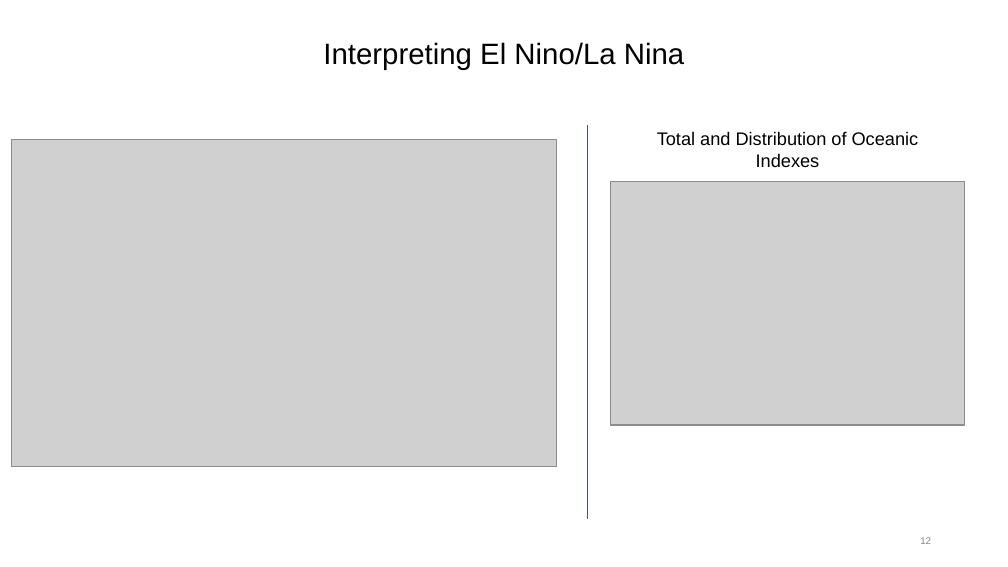
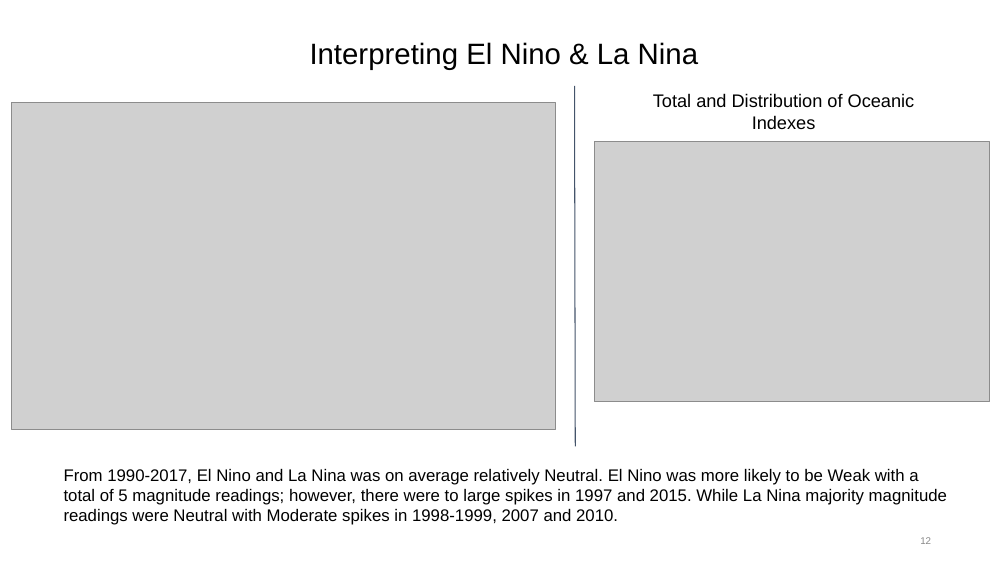
Before and after one commit to AAlbers341/project1_coffee_analysis, a slide deck: slide 12 of Presentation/Project1.pptx. Drawn at 1008x567 pixels with LibreOffice and Linux fonts; fonts in the diff are those of the drawing; grey boxes stand for pictures. Boxes give left, top, right and bottom in pixels: in the first picture for what was removed or moved away, otherwise in the second. Text is boxed around its words. In the diff, an @@ line names an element or a change of style, - is before the commit and + after.

```diff
--- a/Presentation/Project1.pptx
+++ b/Presentation/Project1.pptx
@@ title at <box>310,42,698,70</box>: text changed @@
-Interpreting El Nino/La Nina
+Interpreting El Nino & La Nina
@@ line moved from (588, 125) - (588, 519) to (575, 86) - (576, 447) @@
@@ picture: place and size @@
-picture at <box>12,140,556,467</box>
+picture at <box>11,103,555,429</box>
@@ text "Total and Distribution of Oceanic ...": place and size @@
-text "Total and Distribution of Oceanic ..." at <box>657,131,919,167</box>
+text "Total and Distribution of Oceanic ..." at <box>653,93,915,129</box>
@@ picture: place and size @@
-picture at <box>610,181,965,425</box>
+picture at <box>594,141,990,401</box>
@@ text added at <box>64,469,947,525</box>, 12 pt, text #000000 @@
+From 1990-2017, El Nino and La Nina was on average relatively Neutral. El Nino was more likely to be Weak with a total of 5 magnitude readings; however, there were to large spikes in 1997 and 2015. While La Nina majority magnitude readings were Neutral with Moderate spikes in 1998-1999, 2007 and 2010.
```
Also in this commit, not shown: 3 other slides changed, 5 slides added, 2 slides removed, 1 other file.
